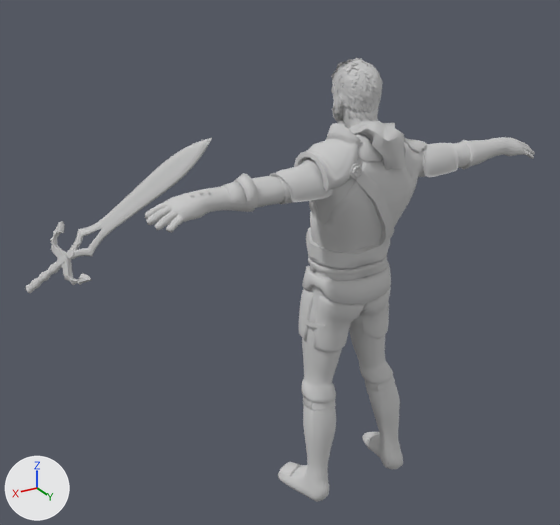
Renders of the FBX model Assets/Animaciones ya separadas/CombatMovement2.FBX from each side of a commit.
Before and after are seen from a camera (50 mm lens) standing at (1.52, 2.06, 1.99) and looking at (-0.01, -0.49, 0.71). The lights are fixed; the arrows at lower left show +X, +Y and +Z. Where no turn or scale is listed for an object, it has been applied to the vertices.

The first picture shows 'ArmorF', 'ArmorFront', 'Boots LowPoly', 'Epic Gauntlet001', 'Hair', 'Object001', 'Object002', 'Object003', 'Pants001', 'Poller', 'Sword', 'default'.
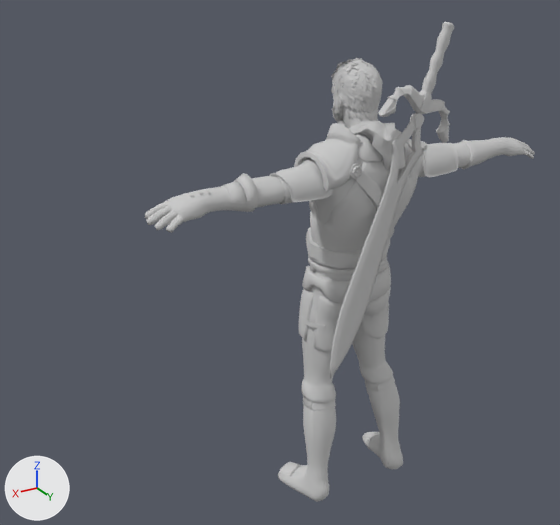
What differs and where, as boxes [x1, y1, x2, y2] in the pictures (560 x 525 px):
'Sword', moved, turned: before [26, 138, 212, 293]; after [330, 22, 454, 379]

The change in detail:
Object 'Sword' (ob_sword) moves from (0.755, -1.355, 0.494) to (-0.197, 0.16, 1.602).
Object 'Sword' (ob_sword) turns from (-46, -22, 30) to (-156, 2.5, -85) degrees about x, y and z.
